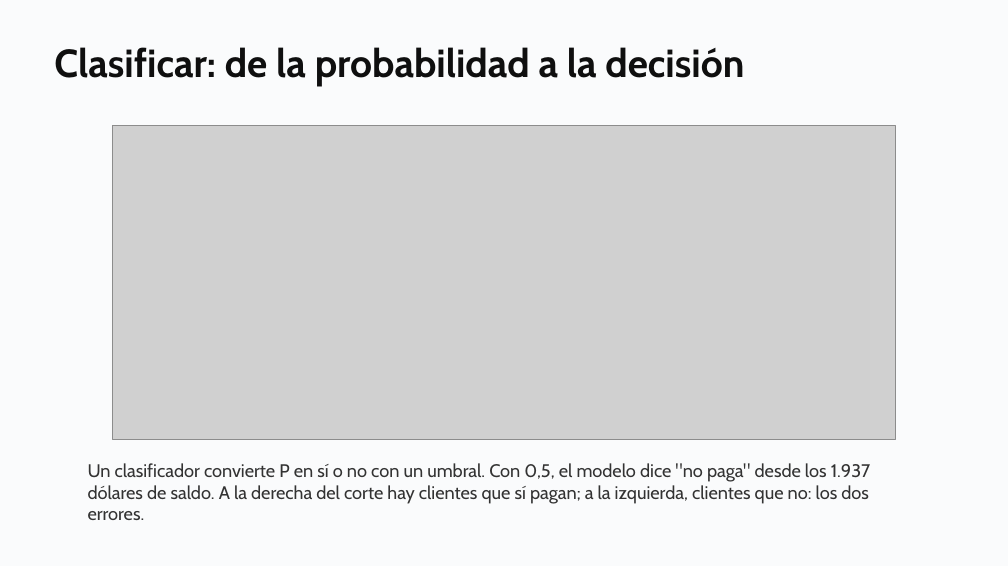
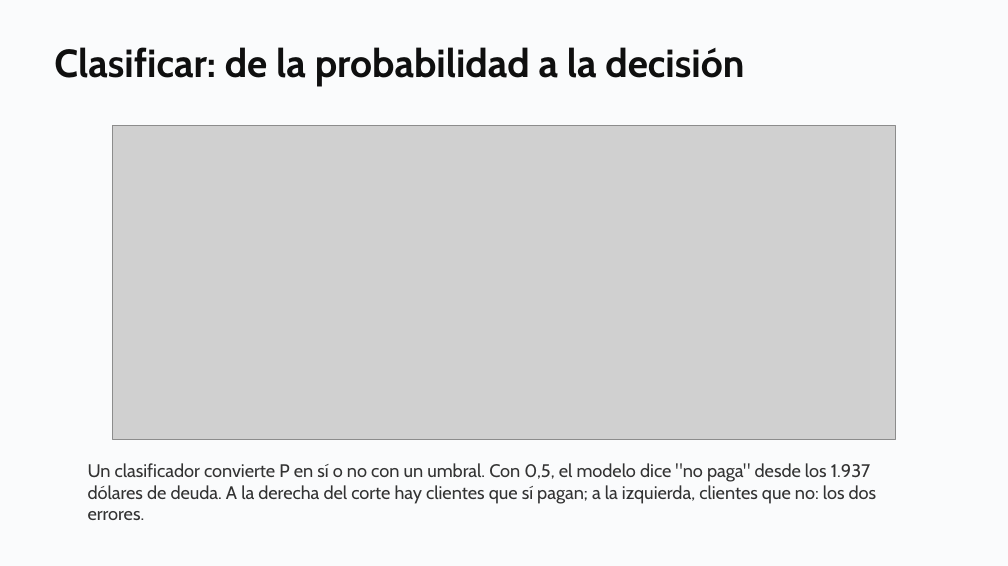
Before and after one commit to daniopitz/diplomado-cdd, a slide deck: slide 25 of presentaciones/clase06_regresion_logistica.pptx. Drawn at 1008x566 pixels with LibreOffice and Linux fonts; fonts in the diff are those of the drawing; grey boxes stand for pictures. Boxes give left, top, right and bottom in pixels: in the first picture for what was removed or moved away, otherwise in the second. Text is boxed around its words. In the diff, an @@ line names an element or a change of style, - is before the commit and + after.

```diff
--- a/presentaciones/clase06_regresion_logistica.pptx
+++ b/presentaciones/clase06_regresion_logistica.pptx
@@ text at (x1=88, y1=463, x2=877, y2=520): text changed @@
-Un clasificador convierte P en sí o no con un umbral. Con 0,5, el modelo dice "no paga" desde los 1.937 dólares de saldo. A la derecha del corte hay clientes que sí pagan; a la izquierda, clientes que no: los dos errores.
+Un clasificador convierte P en sí o no con un umbral. Con 0,5, el modelo dice "no paga" desde los 1.937 dólares de deuda. A la derecha del corte hay clientes que sí pagan; a la izquierda, clientes que no: los dos errores.
```
Also in this commit, not shown: 7 other slides changed, 6 other files.
